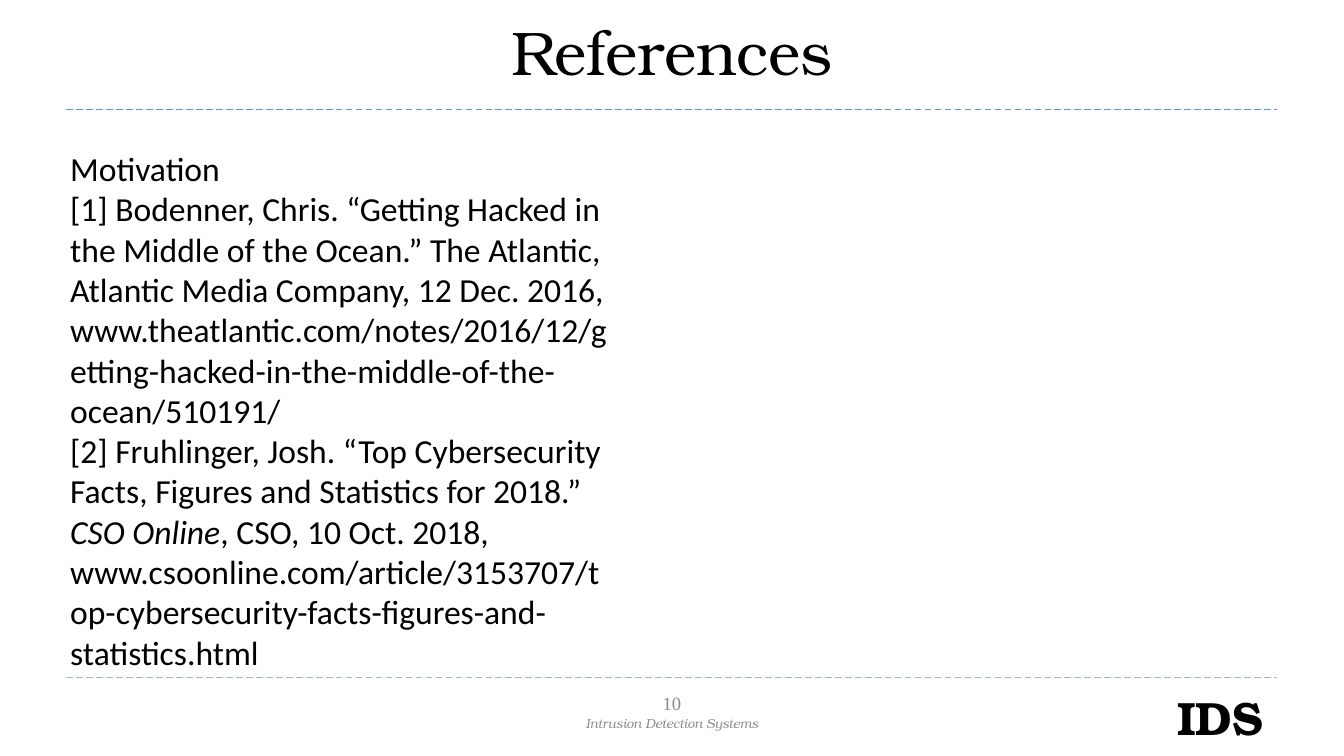
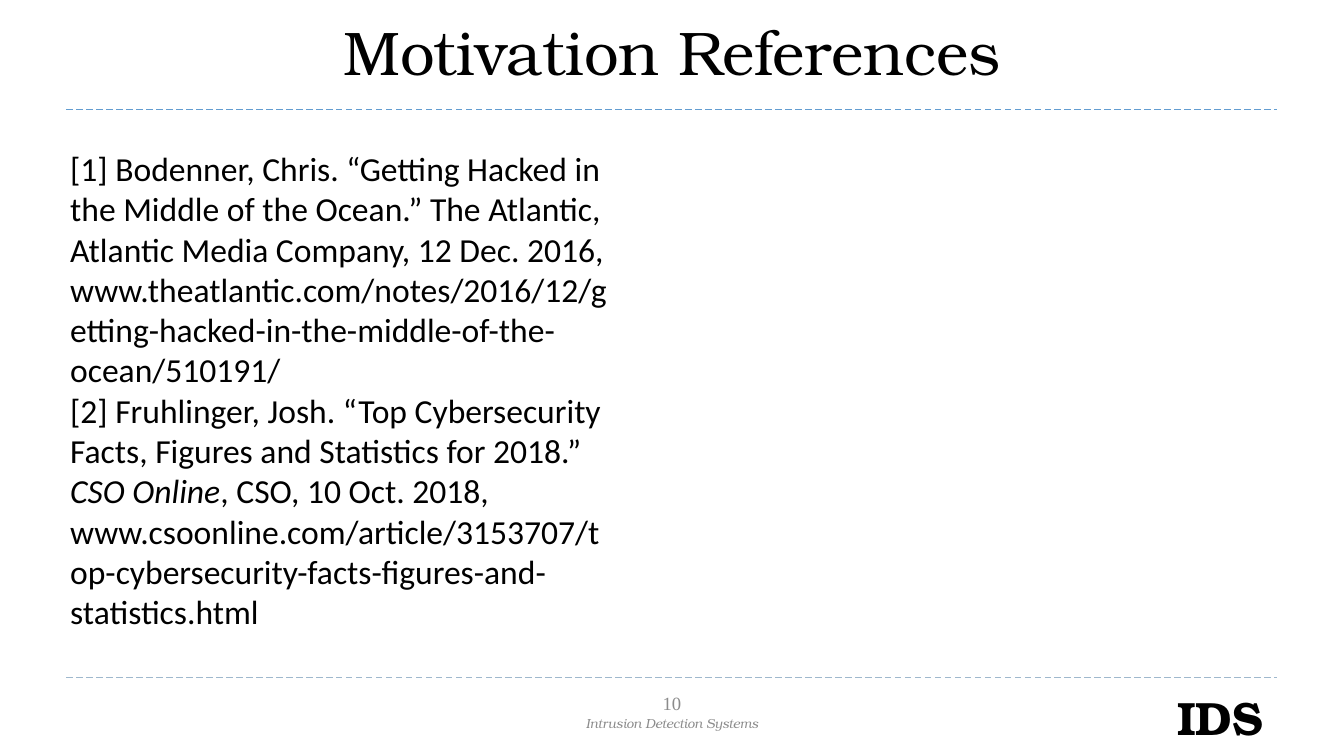
Before and after one commit to AndrewQuijano/Operating_Systems_II, a slide deck: slide 10 of Project_Presentation.pptx. Drawn at 1344x756 pixels with LibreOffice and Linux fonts; fonts in the diff are those of the drawing; background and template pictures are left out. Boxes give left, top, right and bottom in pixels: in the first picture for what was removed or moved away, otherwise in the second. Text is boxed around its words. In the diff, an @@ line names an element or a change of style, - is before the commit and + after.

```diff
--- a/Project_Presentation.pptx
+++ b/Project_Presentation.pptx
@@ title at [343,29,1001,76]: text changed @@
-References
+Motivation References
@@ text at [70,157,220,182]: paragraph removed @@
-Motivation
```
Also in this commit, not shown: 2 other slides changed, 2 slides added.
